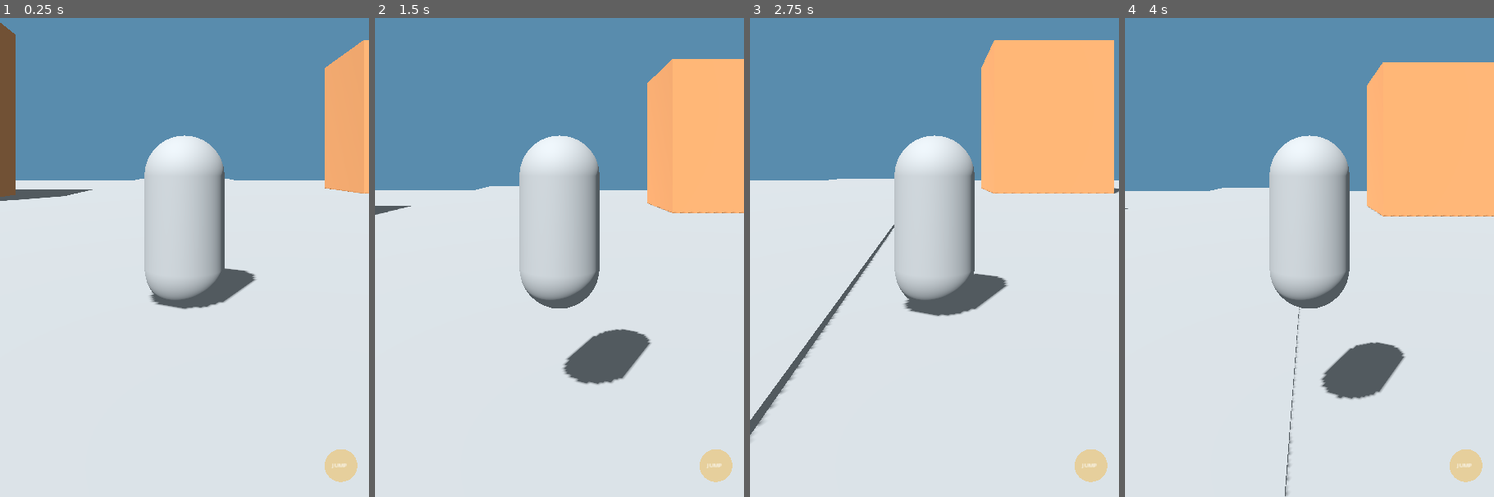
Above: before the commit, frames 1-4 (left to right).
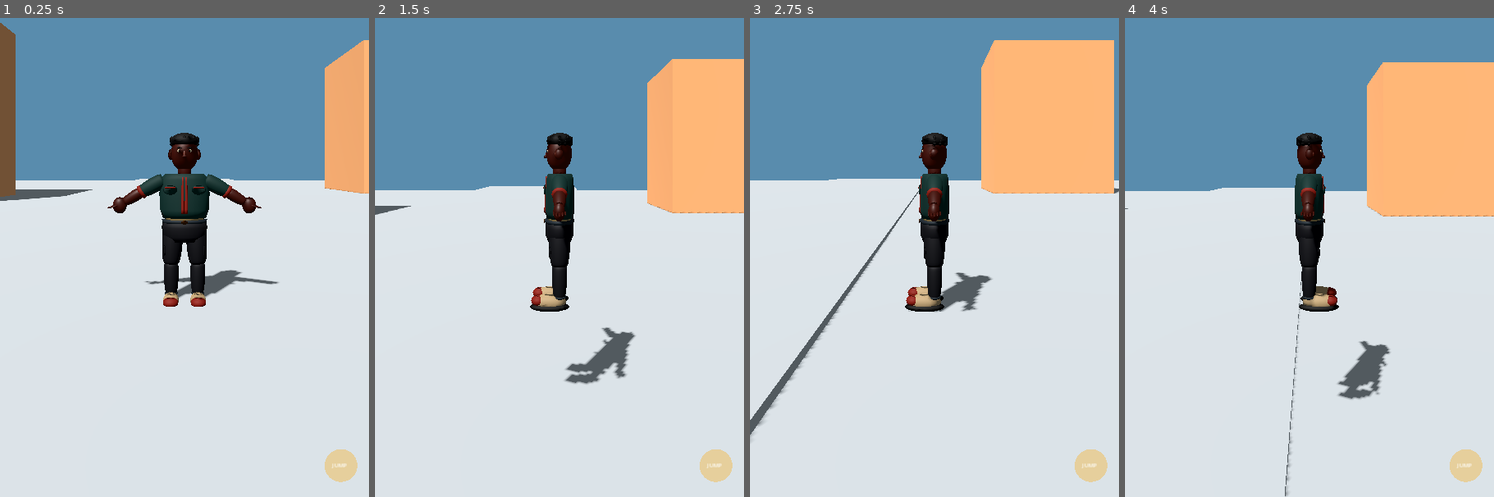
Above: after the commit, the same moments.

Repository: Olori24/Owo-Ta
Game: Godot game, scene res://scenes/world/first_district.tscn
Two runs of this game, one before a commit and one after it. Both use one fixed random seed, a clock stepped at 60 frames per second and the inputs below.
Inputs (mouse positions are in pixels of both pictures, inside the frame that each line leads up to):
- Up to frame 1 (0.25 s): no input
- Up to frame 2 (1.5 s): tap Enter at 0.5 s; move the mouse to (640, 137) at 0.52 s; hold D (move_right) 0.53-1.25 s; click (640, 137) at 0.67 s; tap Space (jump) at 0.77 s; drag from (485, 200) to (541, 300) at 1.27 s
- Up to frame 3 (2.75 s): move the mouse to (971, 22) at 2.02 s; hold D (move_right) from 2.03 s (still down)
- Up to frame 4 (4 s): release D (move_right) at 2.75 s; drag from (1291, 300) to (1198, 70) at 2.77 s; tap Space (jump) at 3.5, 3.77 s; move the mouse to (1420, 267) at 3.52 s; hold A (move_left) from 3.53 s (still down)

The runs differ from the first frame. In frame 1, 7.1% of the frame differs, in the area x 29-76%, y 23-61%; in frame 2, 7.1%; in frame 3, 6.2%; in frame 4, 7.1%.

Commit message:
feat: replace capsule visual with Kemi 3D character

Diff:
--- a/scenes/characters/player.tscn
+++ b/scenes/characters/player.tscn
@@ -1,10 +1,7 @@
 [gd_scene load_steps=4 format=3]
 
 [ext_resource type="Script" path="res://scripts/player/player_controller.gd" id="1_controller"]
-
-[sub_resource type="CapsuleMesh" id="CapsuleMesh_player"]
-radius = 0.42
-height = 1.8
+[ext_resource type="PackedScene" path="res://assets/characters/kemi_adebayo/kemi_adebayo.glb" id="2_kemi"]
 
 [sub_resource type="CapsuleShape3D" id="CapsuleShape_player"]
 radius = 0.42
@@ -13,9 +10,11 @@
 [node name="Player" type="CharacterBody3D"]
 script = ExtResource("1_controller")
 
-[node name="Body" type="MeshInstance3D" parent="."]
+[node name="Body" type="Node3D" parent="."]
 position = Vector3(0, 0.9, 0)
-mesh = SubResource("CapsuleMesh_player")
+
+[node name="CharacterVisual" parent="Body" instance=ExtResource("2_kemi")]
+position = Vector3(0, -0.9, 0)
 
 [node name="CollisionShape3D" type="CollisionShape3D" parent="."]
 position = Vector3(0, 0.9, 0)
